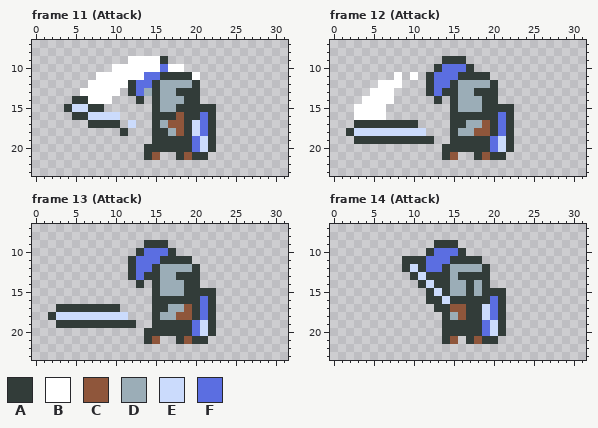
One commit to this pixel-art file: assets/knight.aseprite. That is the earlier state.
32x30 pixels, 17 frames. Shown: frame 11 (Attack): x 0..31, y 7..23; frame 12 (Attack): x 0..31, y 7..23; frame 13 (Attack): x 0..31, y 7..23; frame 14 (Attack): x 0..31, y 7..23.
Visible layers, top first: "sword", "main".
Palette (. is transparent): A #323c39  B #ffffff  C #8f563b  D #9badb7  E #cbdbfc  F #5b6ee1
Pixels before, frame 11 (Attack), first column x 4:
 9 ........BBBBA......
10 ......BBBBBBFBB....
11 ....BBBBBBFFAAAAB..
12 ...BBBBBAFFADDDDA..
13 ..BBBBB.AFDADDAAA..
14 .AABBB...A.ADDDAA..
15 AEEAA......ADDAAAAA
16 .AAEEEE....AAACAAFA
17 ...AAAA.E..ADCCAEFA
18 .......A...AADCAEFA
19 ...........AAAAAFEA
20 ..........AAAAAAFEA
21 ..........AC..ACAA.
Pixels before, frame 12 (Attack), first column x 2:
 9 ............AAA......
10 ...........AFFFA.....
11 ......B.B.AFFFAAAA...
12 ....BBB...AFFADDDDA..
13 ...BBB....AFAADDAAA..
14 ..BBBB.....A.ADDDAA..
15 .BBBB........ADDDAAAA
16 .BBBB........AAAAAAFA
17 .AAAAAAAA....AADDCAFA
18 AEEEEEEEEE...ADDCCAFA
19 .AAAAAAAAAA..AAAAAFEA
20 ............AAAAAAFEA
21 ............AC..ACAA.
Pixels before, frame 13 (Attack), first column x 2:
 9 ............AAA......
10 ...........AFFFA.....
11 ..........AFFFAAAA...
12 ..........AFFADDDDA..
13 ..........AFAADDAAA..
14 ...........A.ADDDAA..
15 .............ADDDAAAA
16 .............AAAAAAFA
17 .AAAAAAAA....AADDCAFA
18 AEEEEEEEEE...ADDCCAFA
19 .AAAAAAAAAA..AAAAAFEA
20 ............AAAAAAFEA
21 ............AC..ACAA.
Pixels before, frame 14 (Attack), first column x 9:
 9 ....AAA......
10 ...AFFFA.....
11 AAAFFFAAAA...
12 AEAFFADDDDA..
13 .AEAAADAAAA..
14 ..AEAADDADA..
15 ...AEADDADAAA
16 ...AAEAAAAAFA
17 ....AACCAAEFA
18 .....ADCAAEFA
19 .....AAAAAFEA
20 .....AAAAAFEA
21 .....AC.ACAA.
The same view after the edit:
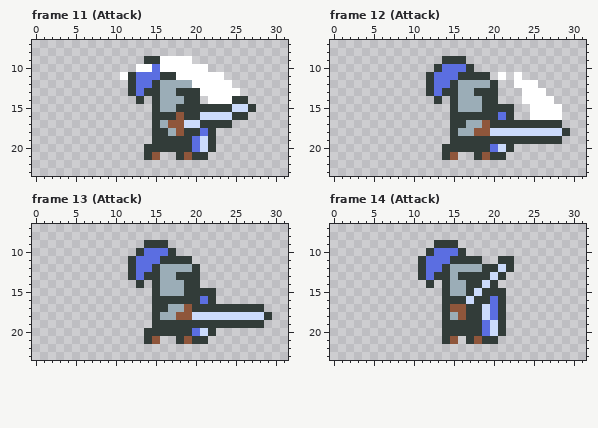
Difference:
Changed rows in their new state; - is an unchanged pixel.
Frame 11 (Attack), layer "sword":
first column x 4:
 9 --------..AABBBB--------
10 ------...--FB--BBB------
11 ----...-AF----BB-BBB----
12 ---.....--------BBBBB---
13 --.....---A------BBBBB--
14 -.....------------BBBAA-
15 .....--------------AAEEA
16 -......----------EEEEAA-
17 ---....-.------E-A-AA---
18 -------.--------A-------
Frame 12 (Attack), layer "sword":
first column x 2:
11 ------.-.----------B-B------
12 ----...--------------BBB----
13 ---...----------------BBB---
14 --....----------------BBBB--
15 -....------------------BBBB-
16 -....------------------BBBB-
17 -........----------A-AAAAAA-
18 ..........--------EEEEEEEEEA
19 -..........-------AA-AAAAAA-
Frame 13 (Attack), layer "sword":
first column x 2:
17 -........----------A-AAAAAA-
18 ..........--------EEEEEEEEEA
19 -..........-------AA-AAAAAA-
Frame 14 (Attack), layer "sword":
first column x 9:
11 ..----------AA
12 ..---------AEA
13 -.AF-------EA-
14 --.A.----AEA--
15 ---..----E----
16 ---..A--E-----
17 ----.---------
